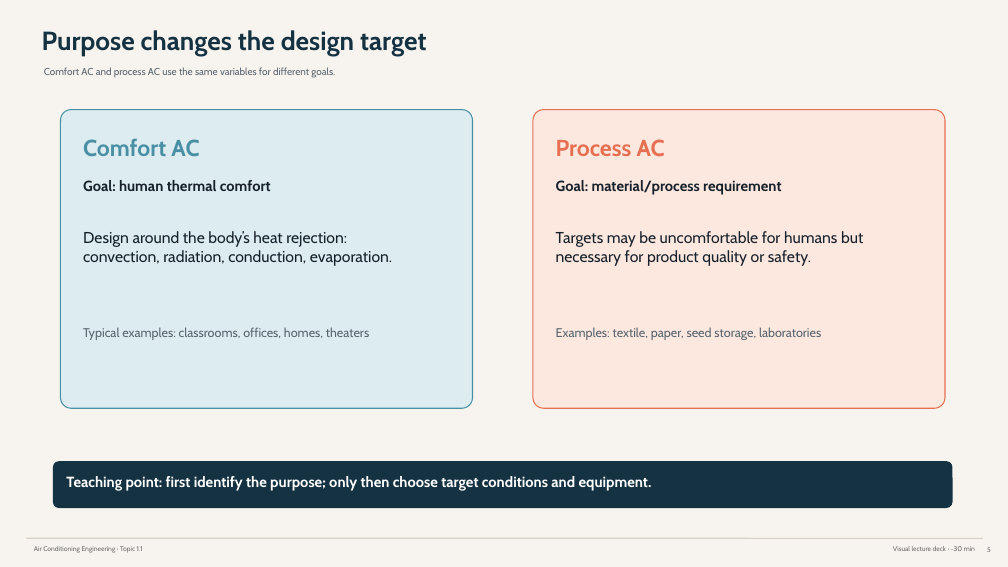
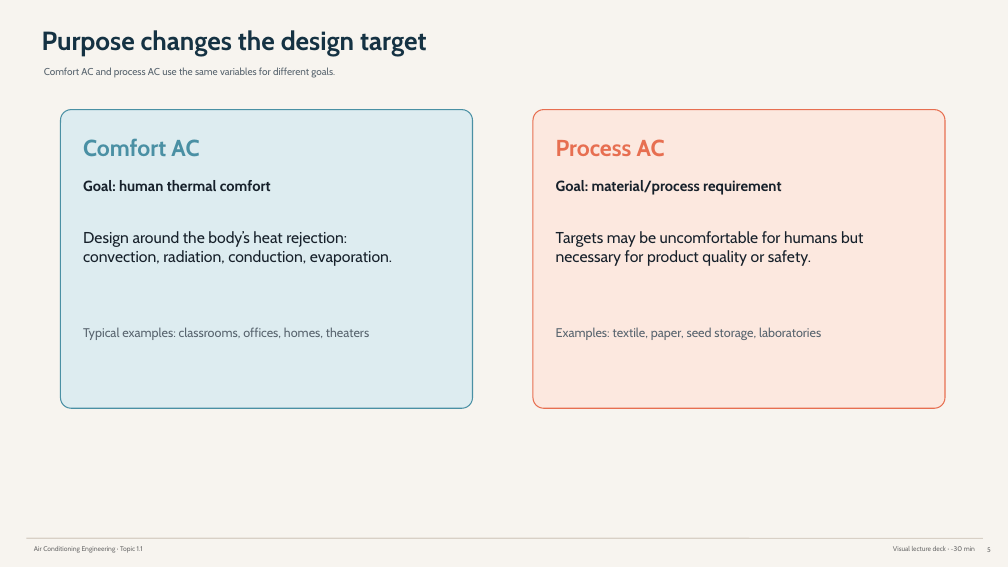
Before and after one commit to Piakman/Piakman, a slide deck: slide 5 of 05_Outputs/Air Conditioning/English Slides/Air Con Chapter 1 Topic 1.1 - Visual Lecture Deck.pptx. Drawn at 1008x567 pixels with LibreOffice and Linux fonts; fonts in the diff are those of the drawing. Boxes give left, top, right and bottom in pixels: in the first picture for what was removed or moved away, otherwise in the second. Text is boxed around its words. In the diff, an @@ line names an element or a change of style, - is before the commit and + after.

```diff
--- a/05_Outputs/Air Conditioning/English Slides/Air Con Chapter 1 Topic 1.1 - Visual Lecture Deck.pptx
+++ b/05_Outputs/Air Conditioning/English Slides/Air Con Chapter 1 Topic 1.1 - Visual Lecture Deck.pptx
@@ rounded rectangle removed at [53,461,953,508] @@
@@ text removed at [66,476,652,491] @@
-Teaching point: first identify the purpose; only then choose target conditions and equipment.
```
Also in this commit, not shown: 10 other slides changed, 1 other file.
